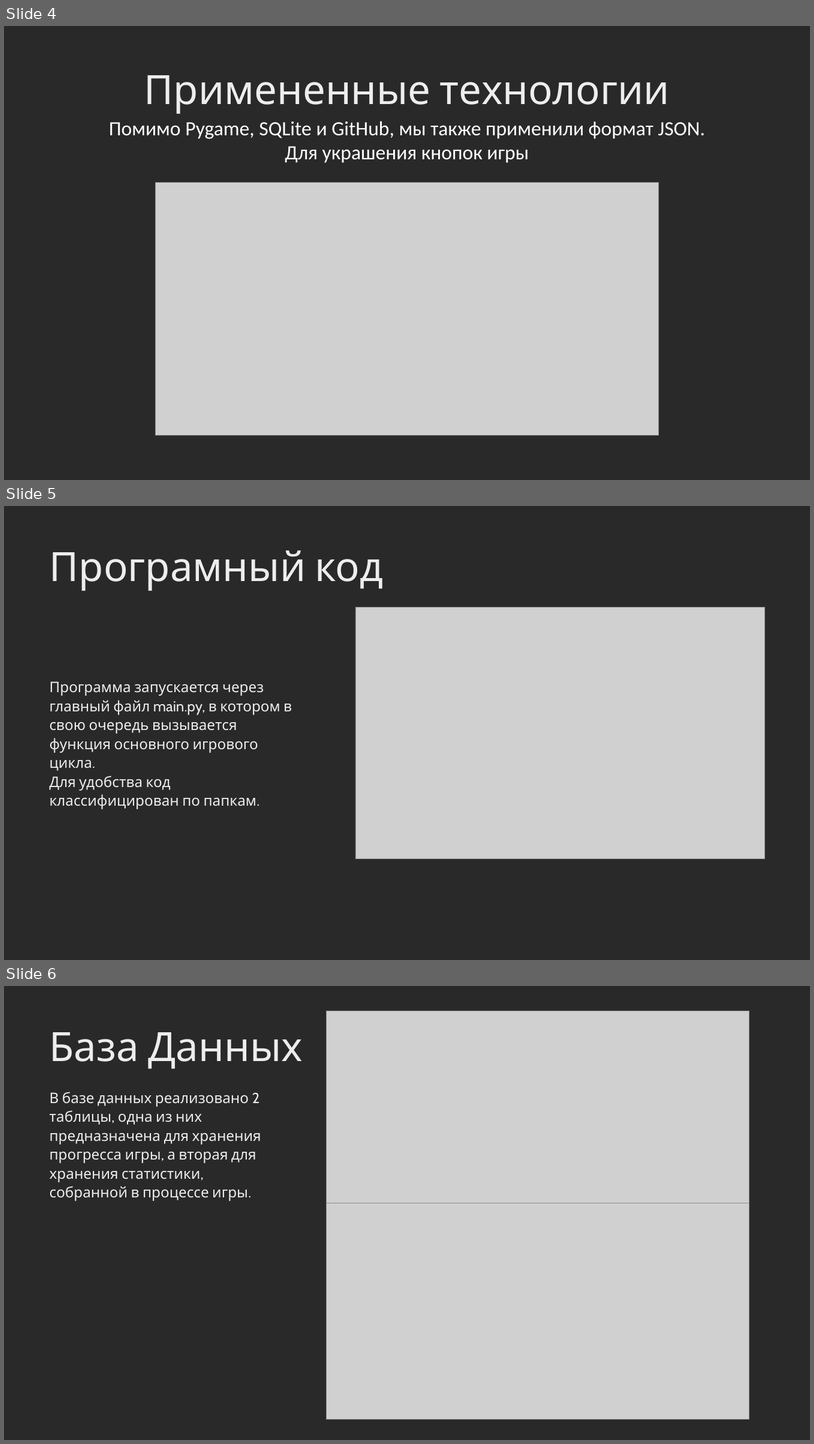
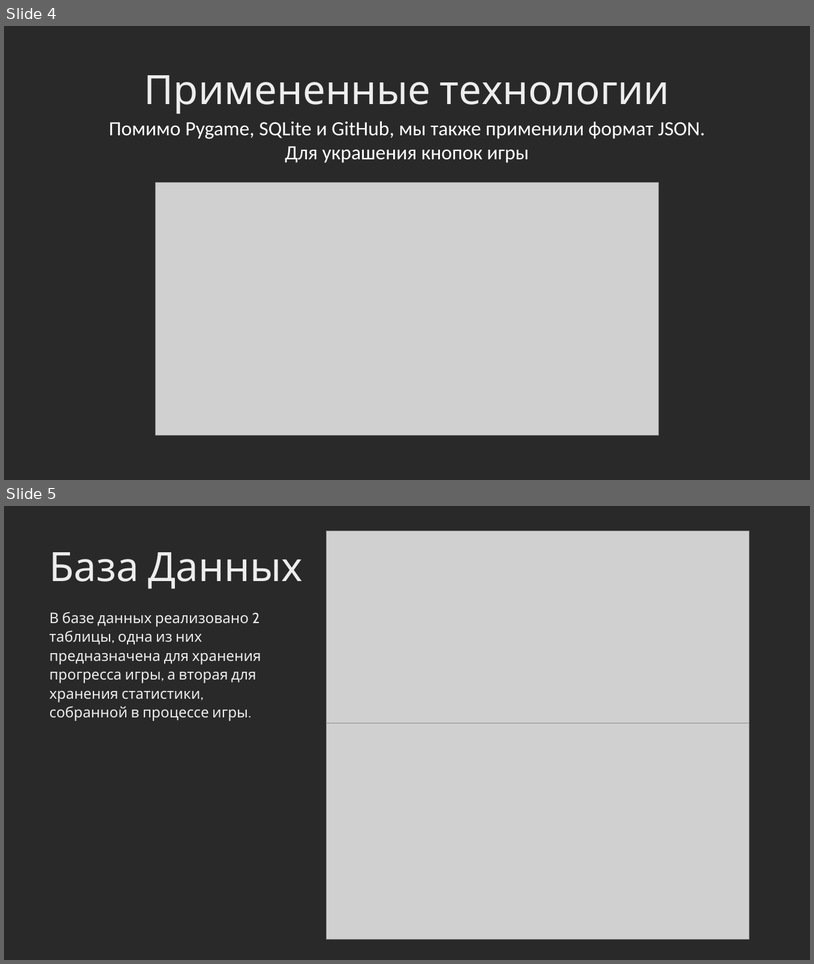
Before and after one commit to Nekro25/Immersed, a slide deck: DESCRIPTION/IMMERSED.pptx. Shown one above the other, each under a label of ours: slides 4, 5 and 6 before the commit, slides 4 and 5 after it. The pictures are 814x1444 and 814x964 pixels, drawn with LibreOffice and Linux fonts; fonts in the diff are those of the drawing; grey boxes stand for pictures. Boxes give left, top, right and bottom in pixels: in the first picture for what was removed or moved away, otherwise in the second. Text is boxed around its words. In the diff, an @@ line names an element or a change of style, - is before the commit and + after.

Commit message:
Presentation updated

```diff
--- a/DESCRIPTION/IMMERSED.pptx
+++ b/DESCRIPTION/IMMERSED.pptx
@@ slide 5 removed at box(4, 506, 810, 960), background #292929 @@
@@ text removed at box(50, 550, 383, 591) @@
-Програмный код
@@ picture removed at box(356, 607, 765, 858) @@
@@ text removed at box(50, 681, 292, 809) @@
-Программа запускается через главный файл main.py, в котором в свою очередь вызывается функция основного игрового цикла.
-Для удобства код классифицирован по папкам.
@@ what was slide 6 is now slide 5 @@
```
